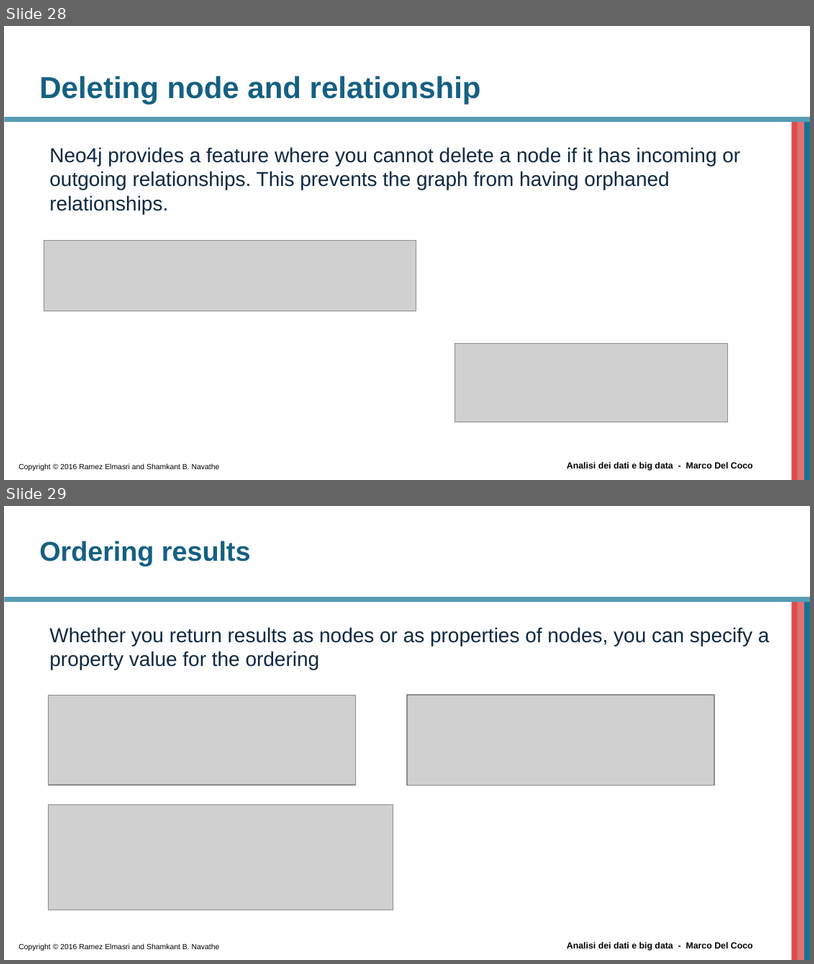
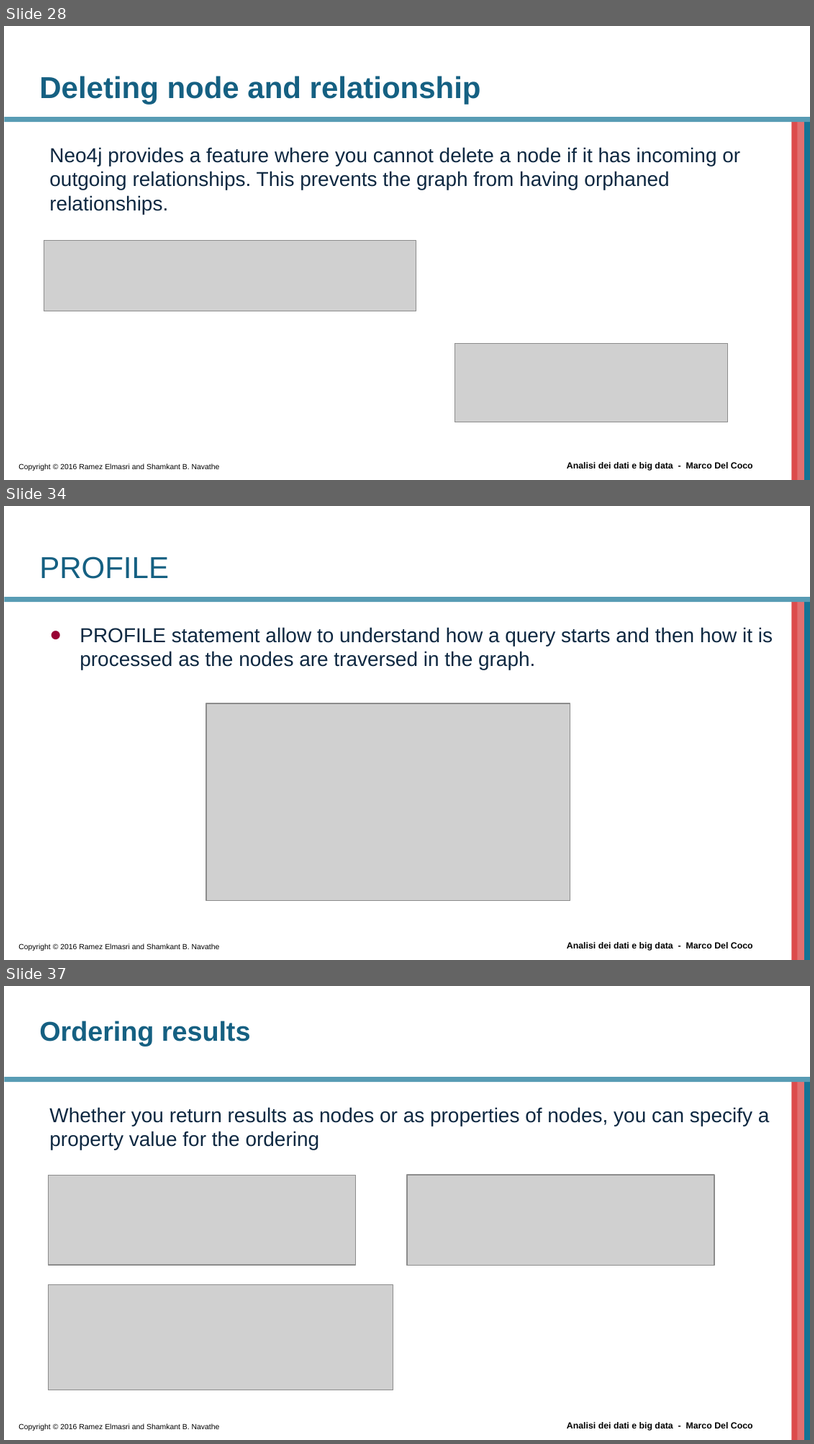
Before and after one commit to beppe2hd/AnalisiDati_BigData, a slide deck: materials/Introduction to Cypher.pptx. Shown one above the other, each under a label of ours: slides 28 and 29 before the commit, slides 28, 34 and 37 after it; the slides between them are not shown. The pictures are 814x964 and 814x1444 pixels, drawn with LibreOffice and Linux fonts; fonts in the diff are those of the drawing; grey boxes stand for pictures; background and template pictures are left out. Boxes give left, top, right and bottom in pixels: in the first picture for what was removed or moved away, otherwise in the second. Text is boxed around its words. In the diff, an @@ line names an element or a change of style, - is before the commit and + after.

```diff
--- a/materials/Introduction to Cypher.pptx
+++ b/materials/Introduction to Cypher.pptx
@@ slide 34 added at [4,506,810,960], background #FFFFFF; not listed: 6 template elements that a slide beside it also shows @@
@@ title added at [39,556,169,579], 27 pt, text #156082 @@
+PROFILE
@@ text added at [80,627,773,670], 18 pt, text #0E2841 @@
+● PROFILE statement allow to understand how a query starts and then how it is processed as the nodes are traversed in the graph.
@@ picture added at [206,703,571,901] @@
@@ what was slide 29 is now slide 37 @@
```
Also in this commit, not shown: 7 other slides added, 1 other file.
